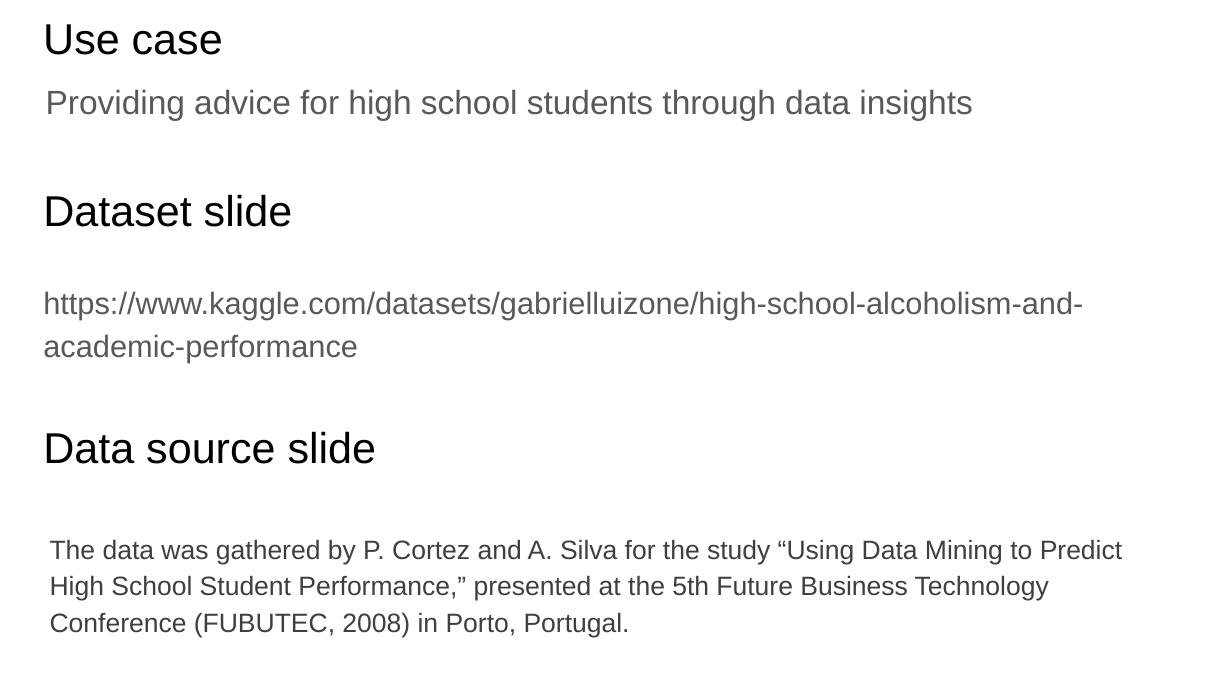
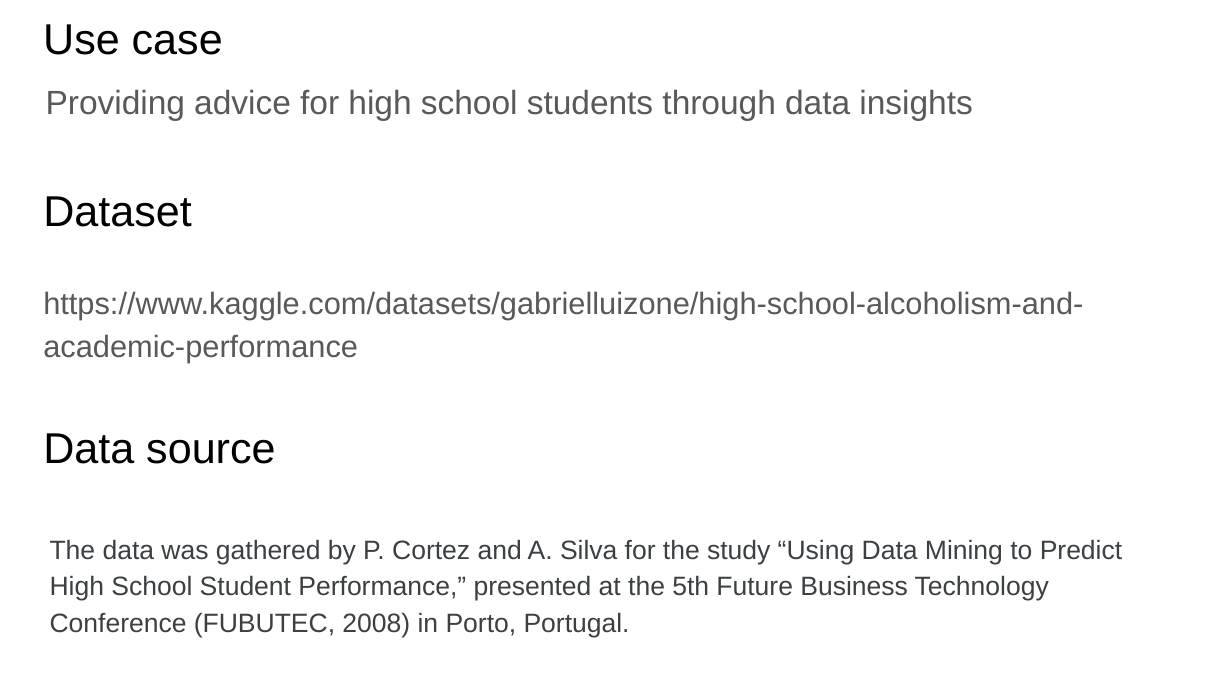
Before and after one commit to gabrielmermer/GrosseDaten, a slide deck: slide 5 of GrosseDaten Proposal.pptx. Drawn at 1232x693 pixels with LibreOffice and Linux fonts; fonts in the diff are those of the drawing. Boxes give left, top, right and bottom in pixels: in the first picture for what was removed or moved away, otherwise in the second. Text is boxed around its words. In the diff, an @@ line names an element or a change of style, - is before the commit and + after.

Commit message:
Update GrosseDaten Proposal.pptx
Fixed minor error

```diff
--- a/GrosseDaten Proposal.pptx
+++ b/GrosseDaten Proposal.pptx
@@ title at box(43, 196, 192, 227): text changed @@
-Dataset slide
+Dataset
@@ title at box(43, 433, 275, 464): text changed @@
-Data source slide
+Data source
```
